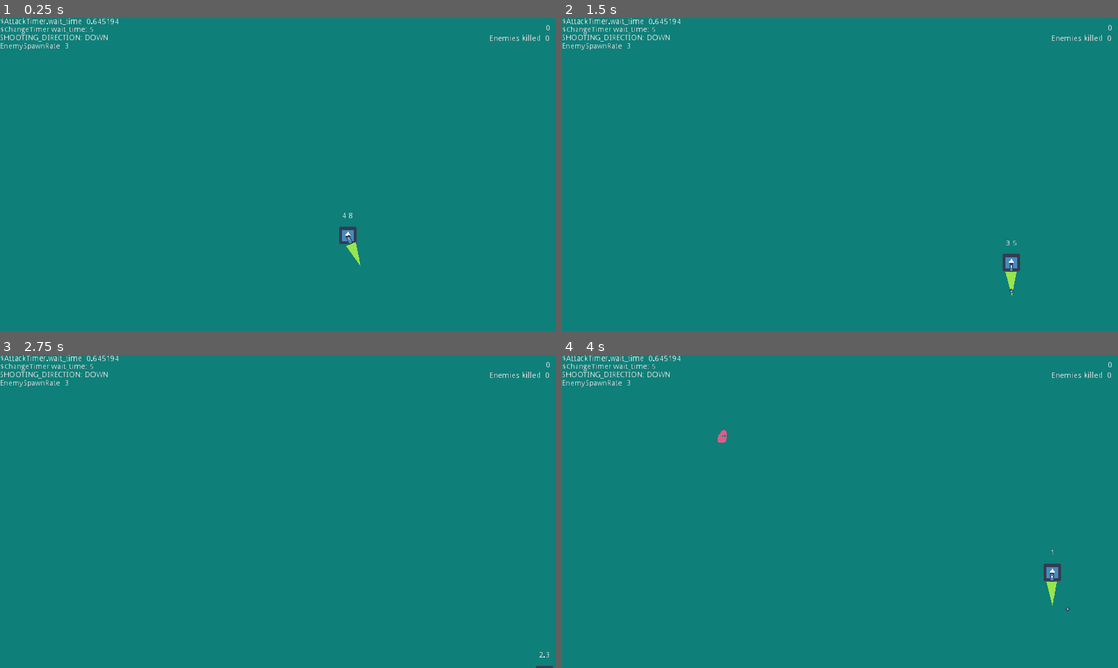
Above: before the commit, frames 1-4 (two rows, left to right).
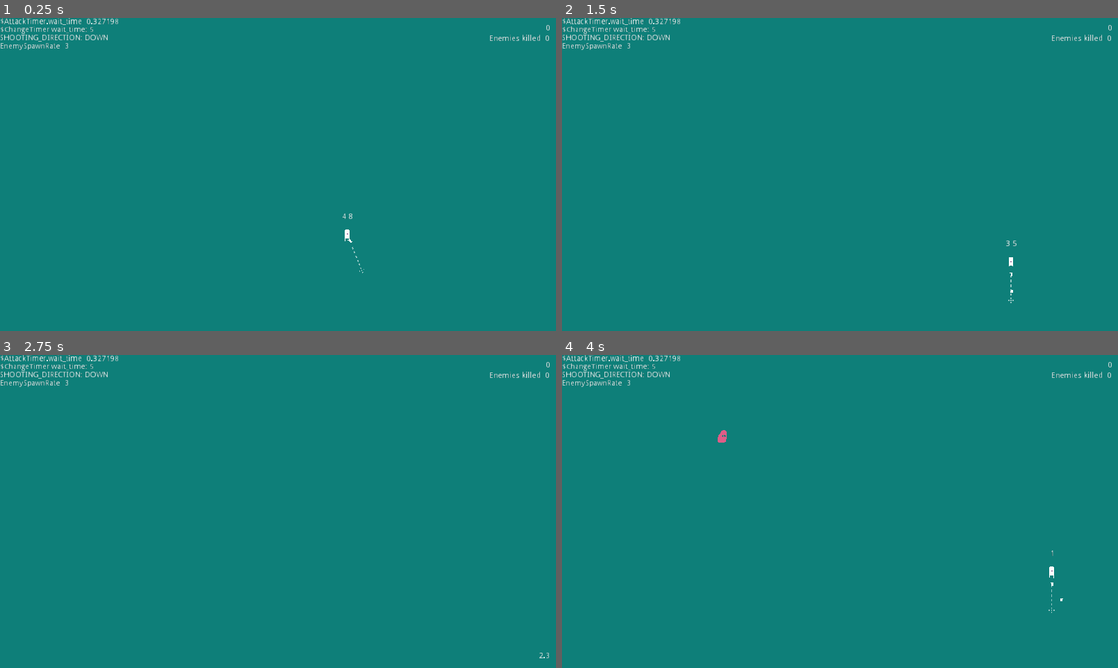
Above: after the commit, the same moments.

Repository: skarnl/gmtk-game-jam
Game: Godot game, scene res://screens/splash.tscn
The game is run twice, just before and just after one commit, with the same random seed, the same clock (stepped at 60 frames per second) and the same inputs. The engine's default icon, where the game draws it, is replaced by a stand-in: a white triangle on a blue panel in a dark square.
Inputs:
- Up to frame 1 (0.25 s): no input
- Up to frame 2 (1.5 s): tap Enter at 0.5 s; hold Right (ui_right) 0.53-1.28 s; hold Down (ui_down) from 1.28 s (still down)
- Up to frame 3 (2.75 s): release Down (ui_down) at 2.03 s; hold Right (ui_right) from 2.03 s (still down)
- Up to frame 4 (4 s): tap Space at 2.75 s; release Right (ui_right) at 2.78 s; hold Up (ui_up) 2.78-3.53 s; hold Left (ui_left) from 3.53 s (still down)

The runs differ from the first frame. In frame 1, 0.3% of the frame differs, in the area x 16-66%, y 0-82%; in frame 2, 0.3%, in the area x 16-83%, y 0-92%; in frame 3, less than 0.1%; in frame 4, 0.3%.

Commit message:
Add player animations

Diff:
--- a/entities/player.gd
+++ b/entities/player.gd
@@ -8,7 +8,7 @@
 const MAX_SPEED = 250
 const FRICTION = 1500
 const MIN_ATTACK_WAIT_TIME = 0.2
-const MAX_ATTACK_WAIT_TIME = 0.9
+const MAX_ATTACK_WAIT_TIME = 0.4
 
 export(String) var weapon_scene_path
 
@@ -84,13 +84,16 @@
 	input_vector = input_vector.normalized()
 
 	if input_vector != Vector2.ZERO:
+		$AnimationPlayer.play('walk')
 		velocity = input_vector * MAX_SPEED
 
 	else:
+		$AnimationPlayer.play('idle')
 		velocity = Vector2.ZERO
 
 	move_and_slide(velocity)
 	_update_shooting_indicator()
+
 
 func _set_random_attack_time():
 	$AttackTimer.wait_time = rnd.randf_range(MIN_ATTACK_WAIT_TIME, MAX_ATTACK_WAIT_TIME)
@@ -109,12 +112,25 @@
 	tween.stop_all()
 
 	tween.interpolate_property($WeaponPivot, 'rotation', $WeaponPivot.rotation, SHOOTING_DIRECTION.angle(), 0.5, Tween.TRANS_QUAD, Tween.EASE_OUT)
+	tween.interpolate_property($EyesSprite, 'position', $EyesSprite.position, _get_eye_position_by_direction(), 0.2, Tween.TRANS_QUAD, Tween.EASE_OUT)
+	tween.interpolate_callback(weapon, 0.25, 'set_direction', SHOOTING_DIRECTION)
+
 	tween.start()
 
 	yield(tween, 'tween_completed')
 
 	changing = false
 
+func _get_eye_position_by_direction():
+	match SHOOTING_DIRECTION:
+		Vector2.UP:
+			return Vector2(0, -5.2)
+		Vector2.RIGHT:
+			return Vector2(1.4, -4)
+		Vector2.DOWN:
+			return Vector2(0, -1.4)
+		Vector2.LEFT:
+			return Vector2(-1.4, -4)
 
 func attack():
 	weapon.attack()
@@ -122,6 +138,7 @@
 
 func reset():
 	position = Vector2(640, 400)
+	changing = false
 	_set_random_shooting_direction()
 	_set_random_attack_time()
 
--- a/entities/player.tscn
+++ b/entities/player.tscn
@@ -1,36 +1,94 @@
-[gd_scene load_steps=6 format=2]
+[gd_scene load_steps=10 format=2]
 
-[ext_resource path="res://assets/images/icon.png" type="Texture" id=1]
+[ext_resource path="res://assets/images/player-walk.png" type="Texture" id=1]
 [ext_resource path="res://entities/player.gd" type="Script" id=2]
 [ext_resource path="res://assets/images/shoot-indicator.png" type="Texture" id=3]
 [ext_resource path="res://assets/images/shoot-indicator-bg.png" type="Texture" id=4]
+[ext_resource path="res://assets/images/player-walk-eyes.png" type="Texture" id=5]
+[ext_resource path="res://assets/images/aim.png" type="Texture" id=6]
 
 [sub_resource type="CapsuleShape2D" id=1]
-radius = 15.4245
-height = 3.48083
+radius = 4.96715
+height = 14.0057
+
+[sub_resource type="Animation" id=2]
+resource_name = "idle"
+length = 0.1
+loop = true
+tracks/0/type = "value"
+tracks/0/path = NodePath("Sprite:frame")
+tracks/0/interp = 1
+tracks/0/loop_wrap = true
+tracks/0/imported = false
+tracks/0/enabled = true
+tracks/0/keys = {
+"times": PoolRealArray( 0 ),
+"transitions": PoolRealArray( 1 ),
+"update": 1,
+"values": [ 0 ]
+}
+
+[sub_resource type="Animation" id=3]
+length = 0.6
+loop = true
+tracks/0/type = "value"
+tracks/0/path = NodePath("Sprite:frame")
+tracks/0/interp = 1
+tracks/0/loop_wrap = true
+tracks/0/imported = false
+tracks/0/enabled = true
+tracks/0/keys = {
+"times": PoolRealArray( 0, 0.1, 0.2, 0.3, 0.4, 0.5 ),
+"transitions": PoolRealArray( 1, 1, 1, 1, 1, 1 ),
+"update": 1,
+"values": [ 0, 1, 2, 3, 4, 5 ]
+}
+tracks/1/type = "value"
+tracks/1/path = NodePath("EyesSprite:frame")
+tracks/1/interp = 1
+tracks/1/loop_wrap = true
+tracks/1/imported = false
+tracks/1/enabled = true
+tracks/1/keys = {
+"times": PoolRealArray( 0, 0.1, 0.2, 0.3, 0.4, 0.5 ),
+"transitions": PoolRealArray( 1, 1, 1, 1, 1, 1 ),
+"update": 1,
+"values": [ 0, 1, 2, 3, 4, 5 ]
+}
 
 [node name="Player" type="KinematicBody2D" groups=[
 "player",
 ]]
-position = Vector2( 144.909, 112.659 )
 collision_layer = 2
 collision_mask = 21
 script = ExtResource( 2 )
 weapon_scene_path = "res://entities/weapons/ranged_weapon.tscn"
 
-[node name="icon" type="Sprite" parent="."]
-position = Vector2( 0, 0.0992432 )
-scale = Vector2( 0.25, 0.25 )
-texture = ExtResource( 1 )
-
 [node name="CollisionShape2D" type="CollisionShape2D" parent="."]
 shape = SubResource( 1 )
+
+[node name="Sprite" type="Sprite" parent="."]
+texture = ExtResource( 1 )
+hframes = 6
+frame = 5
+region_rect = Rect2( -5.61709, 24.9094, 0, 0 )
+
+[node name="EyesSprite" type="Sprite" parent="."]
+position = Vector2( 0, -1.4 )
+texture = ExtResource( 5 )
+hframes = 6
+frame = 5
+
+[node name="AnimationPlayer" type="AnimationPlayer" parent="."]
+anims/idle = SubResource( 2 )
+anims/walk = SubResource( 3 )
 
 [node name="AttackTimer" type="Timer" parent="."]
 
 [node name="WeaponPivot" type="Node2D" parent="."]
 
 [node name="WeaponSpawnPoint" type="Node2D" parent="WeaponPivot"]
+position = Vector2( 6.792, 0 )
 
 [node name="ShootIndicator" type="TextureProgress" parent="WeaponPivot"]
 visible = false
@@ -45,11 +103,12 @@
 "_edit_use_anchors_": false
 }
 
-[node name="Sprite" type="Sprite" parent="WeaponPivot"]
-position = Vector2( 40, 0.6 )
-rotation = 3.14159
-scale = Vector2( 0.4, 0.2 )
-texture = ExtResource( 3 )
+[node name="ShootingIndicatorSprite" type="Sprite" parent="WeaponPivot"]
+modulate = Color( 1, 1, 1, 0.541176 )
+position = Vector2( 20.902, 0.475342 )
+texture = ExtResource( 6 )
+centered = false
+offset = Vector2( 0, -8 )
 
 [node name="ChangeTimer" type="Timer" parent="."]
 wait_time = 5.0
@@ -59,10 +118,10 @@
 anchor_top = 0.5
 anchor_right = 0.5
 anchor_bottom = 0.5
-margin_left = -20.0
-margin_top = -41.5375
-margin_right = 20.0
-margin_bottom = -27.5375
+margin_left = -19.6724
+margin_top = -41.2099
+margin_right = 20.3276
+margin_bottom = -27.2099
 align = 1
 valign = 1
 __meta__ = {
--- a/entities/weapons/bullet.tscn
+++ b/entities/weapons/bullet.tscn
@@ -1,10 +1,10 @@
 [gd_scene load_steps=4 format=2]
 
-[ext_resource path="res://assets/images/icon.png" type="Texture" id=1]
+[ext_resource path="res://assets/images/bullet.png" type="Texture" id=1]
 [ext_resource path="res://entities/weapons/bullet.gd" type="Script" id=2]
 
 [sub_resource type="CircleShape2D" id=1]
-radius = 3.82921
+radius = 3.06768
 
 [node name="Bullet" type="Area2D"]
 rotation = -0.00597425
@@ -14,7 +14,6 @@
 
 [node name="Sprite" type="Sprite" parent="."]
 rotation = 0.785398
-scale = Vector2( 0.05, 0.05 )
 texture = ExtResource( 1 )
 
 [node name="CollisionShape2D" type="CollisionShape2D" parent="."]
@@ -22,8 +21,4 @@
 
 [node name="VisibilityNotifier2D" type="VisibilityNotifier2D" parent="."]
 visible = false
-
-[node name="RayCast2D" type="RayCast2D" parent="."]
-modulate = Color( 0.862745, 0.0666667, 0.0666667, 0.427451 )
-rotation = -1.5708
 [connection signal="screen_exited" from="VisibilityNotifier2D" to="." method="_on_VisibilityNotifier2D_screen_exited"]
--- a/entities/weapons/ranged_weapon.gd
+++ b/entities/weapons/ranged_weapon.gd
@@ -1,4 +1,6 @@
 extends BaseWeapon
+
+var shoot_explosion = preload('res://entities/weapons/shoot_explosion.tscn')
 
 export(PackedScene) var bulletReference
 
@@ -12,4 +14,36 @@
 	var bullet = bulletReference.instance()
 	bullet.rotation = get_parent().get_parent().rotation
 	bullet.position = $BulletSpawnPosition.global_position
+
+	var explosion = shoot_explosion.instance()
+	explosion.rotation = get_parent().get_parent().rotation
+	explosion.position = $BulletSpawnPosition.global_position
+	world.add_child(explosion)
+
+	$AnimationPlayer.play('shoot')
+
+	yield(get_tree(), 'idle_frame')
 	world.add_child(bullet)
+
+
+func set_direction(direction):
+	print("set_direction!!!")
+	print(direction)
+
+	_get_gun_flip_by_direction(direction)
+
+
+func _get_gun_flip_by_direction(direction):
+	match direction:
+		Vector2.UP:
+			$Sprite.flip_h = false
+			position.x = 10
+		Vector2.RIGHT:
+			$Sprite.flip_h = false
+			position.x = 0
+		Vector2.DOWN:
+			$Sprite.flip_h = false
+			position.x = 10
+		Vector2.LEFT:
+			$Sprite.flip_h = true
+			position.x = 0
--- a/entities/weapons/ranged_weapon.tscn
+++ b/entities/weapons/ranged_weapon.tscn
@@ -1,21 +1,57 @@
-[gd_scene load_steps=4 format=2]
+[gd_scene load_steps=6 format=2]
 
-[ext_resource path="res://assets/images/icon.png" type="Texture" id=1]
+[ext_resource path="res://assets/images/gun.png" type="Texture" id=1]
 [ext_resource path="res://entities/weapons/bullet.tscn" type="PackedScene" id=2]
 [ext_resource path="res://entities/weapons/ranged_weapon.gd" type="Script" id=3]
+
+[sub_resource type="Animation" id=2]
+resource_name = "_setup"
+length = 0.1
+tracks/0/type = "value"
+tracks/0/path = NodePath("Sprite:position")
+tracks/0/interp = 1
+tracks/0/loop_wrap = true
+tracks/0/imported = false
+tracks/0/enabled = true
+tracks/0/keys = {
+"times": PoolRealArray( 0 ),
+"transitions": PoolRealArray( 1 ),
+"update": 0,
+"values": [ Vector2( 0, -4 ) ]
+}
+
+[sub_resource type="Animation" id=1]
+resource_name = "shoot"
+length = 0.6
+tracks/0/type = "value"
+tracks/0/path = NodePath("Sprite:position")
+tracks/0/interp = 1
+tracks/0/loop_wrap = true
+tracks/0/imported = false
+tracks/0/enabled = true
+tracks/0/keys = {
+"times": PoolRealArray( 0, 0.1, 0.2, 0.3 ),
+"transitions": PoolRealArray( 1, 1, 1, 1 ),
+"update": 0,
+"values": [ Vector2( 0, -4 ), Vector2( -1, -4 ), Vector2( -1, -4 ), Vector2( 0, -4 ) ]
+}
 
 [node name="RangedWeapon" type="Sprite"]
 script = ExtResource( 3 )
 bulletReference = ExtResource( 2 )
 
 [node name="Sprite" type="Sprite" parent="."]
-position = Vector2( 9.01561, 0 )
-rotation = -1.5708
-scale = Vector2( 0.0581115, 0.138214 )
+position = Vector2( 0, -4 )
 texture = ExtResource( 1 )
+centered = false
+
+[node name="AnimationPlayer" type="AnimationPlayer" parent="."]
+autoplay = "_setup"
+anims/_setup = SubResource( 2 )
+anims/shoot = SubResource( 1 )
 
 [node name="BulletSpawnPosition" type="Node2D" parent="."]
-position = Vector2( 18.5616, -0.0883904 )
+position = Vector2( 12.4628, -0.618721 )
 rotation = -0.00166501
 
 [node name="RayCast2D" type="RayCast2D" parent="."]
--- /dev/null
+++ b/entities/weapons/shoot_explosion.tscn
@@ -0,0 +1,9 @@
+[gd_scene load_steps=2 format=2]
+
+[ext_resource path="res://assets/images/shoot-horizontal.png" type="Texture" id=1]
+
+[node name="ShootSprite" type="Sprite"]
+visible = false
+position = Vector2( 13.877, 0.0883904 )
+texture = ExtResource( 1 )
+hframes = 4
Binary file added: assets/images/aim.png
Not shown, added: assets/images/aim.png.import
Binary file added: assets/images/bullet.png
Not shown, added: assets/images/bullet.png.import
Binary file added: assets/images/gun.png
Not shown, added: assets/images/gun.png.import
Binary file added: assets/images/player-walk-eyes.png
Not shown, added: assets/images/player-walk-eyes.png.import
Binary file added: assets/images/player-walk.png
Not shown, added: assets/images/player-walk.png.import
Binary file added: assets/images/shoot-horizontal.png
Not shown, added: assets/images/shoot-horizontal.png.import
